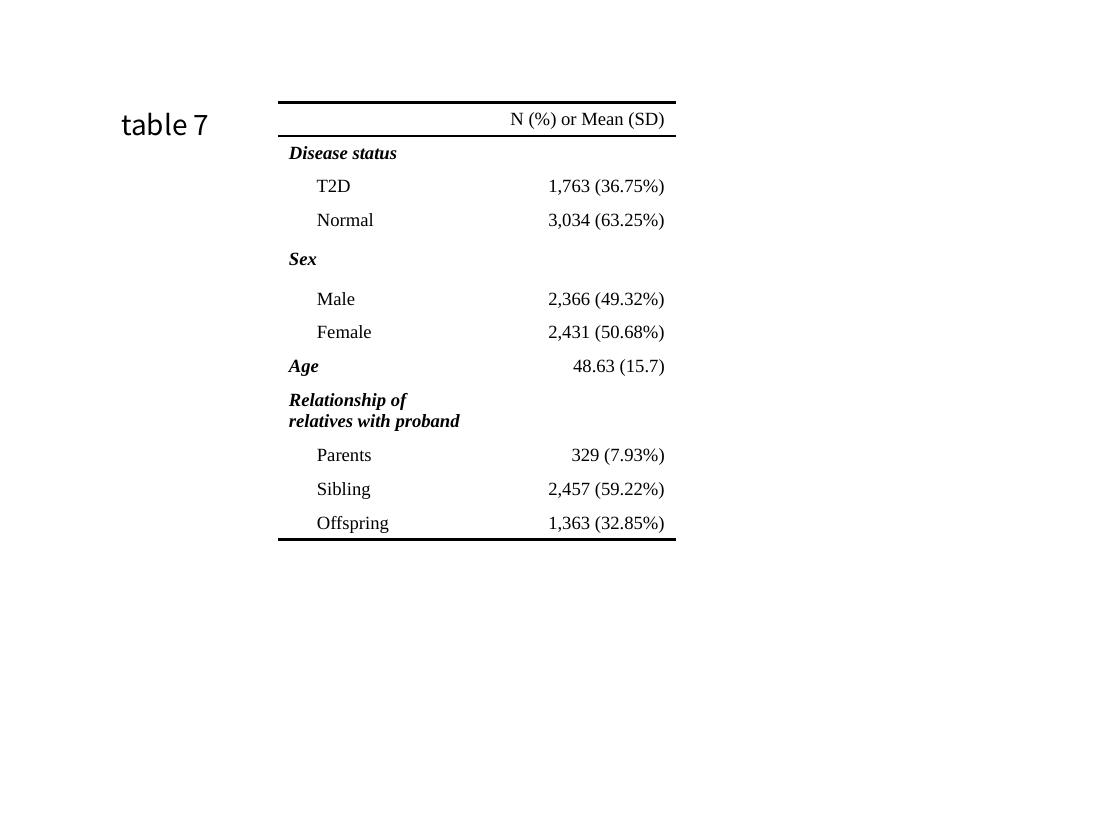
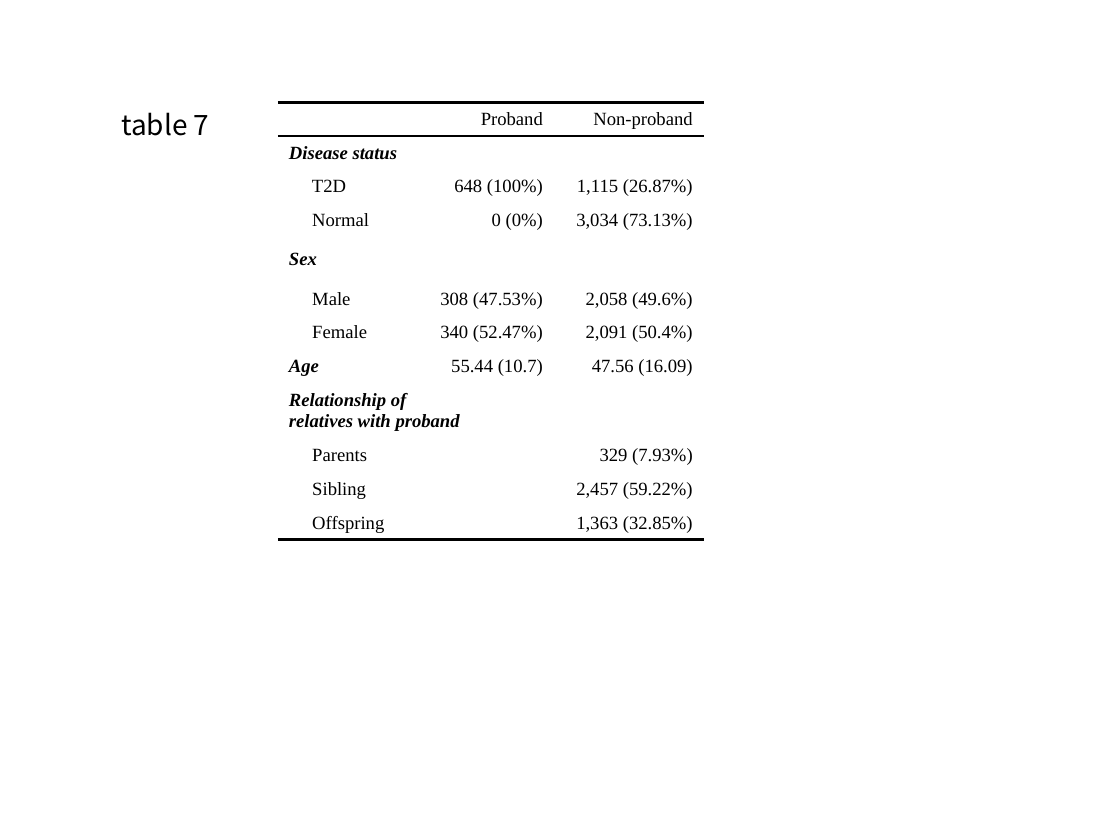
Before and after one commit to wonji/WJ_codes, a slide deck: slide 8 of LTM_heritability/figure and table/figure and table.pptx. Drawn at 1120x840 pixels with LibreOffice and Linux fonts; fonts in the diff are those of the drawing. Boxes give left, top, right and bottom in pixels: in the first picture for what was removed or moved away, otherwise in the second. Text is boxed around its words. In the diff, an @@ line names an element or a change of style, - is before the commit and + after.

```diff
--- a/LTM_heritability/figure and table/figure and table.pptx
+++ b/LTM_heritability/figure and table/figure and table.pptx
@@ table at (278, 103, 704, 540) @@
-column 2: N (%) or Mean (SD) |  | 1,763 (36.75%) | 3,034 (63.25%) |  | 2,366 (49.32%) | 2,431 (50.68%) | 48.63 (15.7) |  | 329 (7.93%) | 2,457 (59.22%) | 1,363 (32.85%)
+column 2: Proband |  | 648 (100%) | 0 (0%) |  | 308 (47.53%) | 340 (52.47%) | 55.44 (10.7) |  |  |  | 
+column 3: Non-proband |  | 1,115 (26.87%) | 3,034 (73.13%) |  | 2,058 (49.6%) | 2,091 (50.4%) | 47.56 (16.09) |  | 329 (7.93%) | 2,457 (59.22%) | 1,363 (32.85%)
@@ table: place and size @@
-table at (278, 103, 676, 540)
+table at (278, 103, 704, 540)
```
Also in this commit, not shown: 22 other files.
